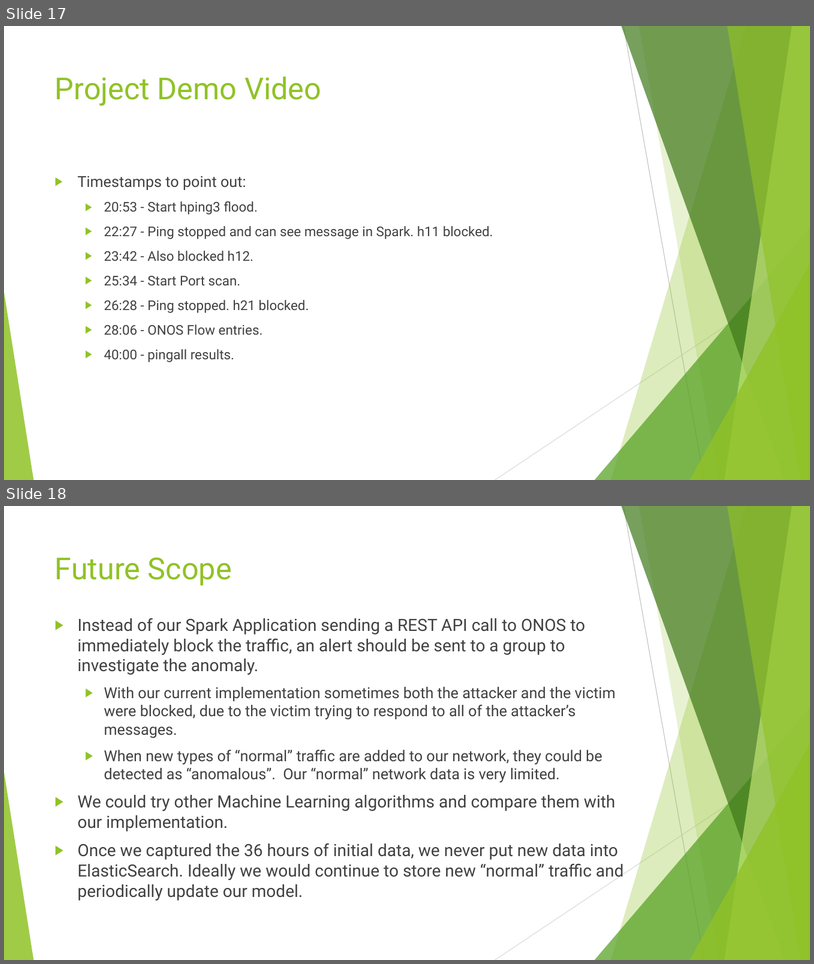
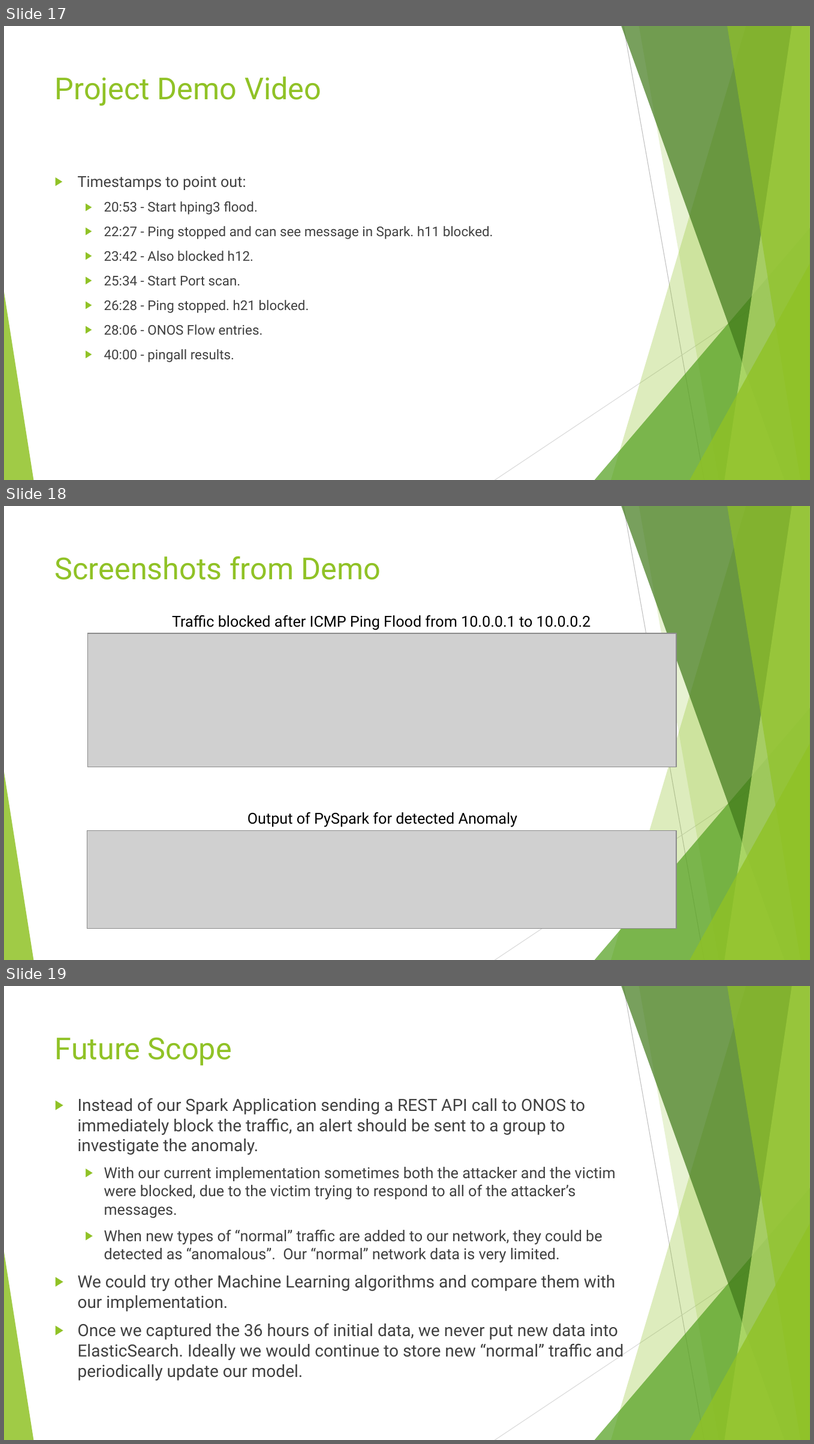
Before and after one commit to blynotes/CS6301_SDN, a slide deck: project_ppt.pptx. Shown one above the other, each under a label of ours: slides 17 and 18 before the commit, slides 17, 18 and 19 after it. The pictures are 814x964 and 814x1444 pixels, drawn with LibreOffice and Linux fonts; fonts in the diff are those of the drawing; grey boxes stand for pictures. Boxes give left, top, right and bottom in pixels: in the first picture for what was removed or moved away, otherwise in the second. Text is boxed around its words. In the diff, an @@ line names an element or a change of style, - is before the commit and + after.

```diff
--- a/project_ppt.pptx
+++ b/project_ppt.pptx
@@ slide 18 added at [4, 506, 810, 960], background #FFFFFF; not listed: 10 template elements that a slide beside it also shows @@
@@ title added at [55, 556, 381, 580], 36 pt, text #90C226 @@
+Screenshots from Demo
@@ text added at [172, 615, 591, 630], 18 pt, text #000000 @@
+Traffic blocked after ICMP Ping Flood from 10.0.0.1 to 10.0.0.2
@@ picture added at [88, 633, 677, 767] @@
@@ text added at [248, 812, 518, 827], 18 pt, text #000000 @@
+Output of PySpark for detected Anomaly
@@ picture added at [87, 830, 677, 928] @@
@@ what was slide 18 is now slide 19 @@
```
Also in this commit, not shown: 2 slides changed, 1 other slide added, 1 other file.
